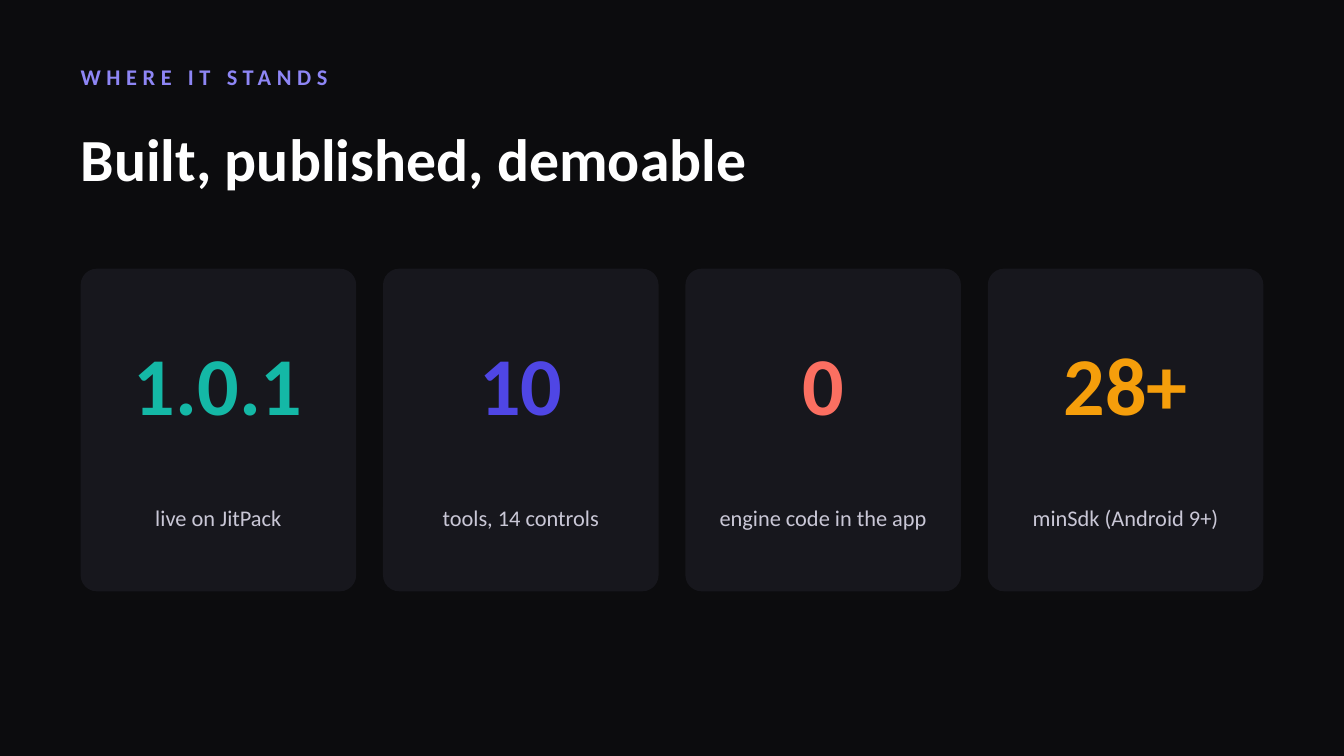
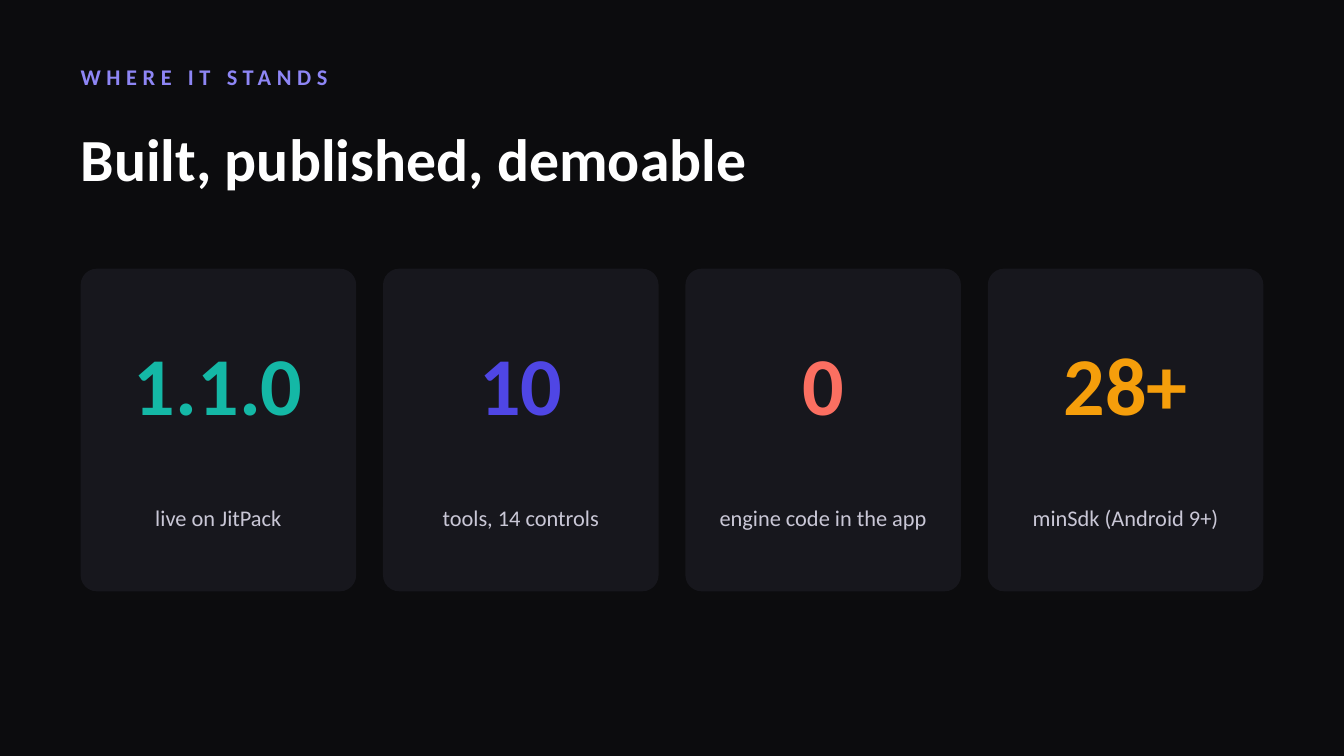
Before and after one commit to RotemBar18/EZCanvas, a slide deck: slide 10 of EZCanvas-Presentation.pptx. Drawn at 1344x756 pixels with LibreOffice and Linux fonts; fonts in the diff are those of the drawing. Boxes give left, top, right and bottom in pixels: in the first picture for what was removed or moved away, otherwise in the second. Text is boxed around its words. In the diff, an @@ line names an element or a change of style, - is before the commit and + after.

```diff
--- a/EZCanvas-Presentation.pptx
+++ b/EZCanvas-Presentation.pptx
@@ text at (134,361,303,416): text changed @@
-1.0.1
+1.1.0
```
Also in this commit, not shown: 9 other slides changed.
